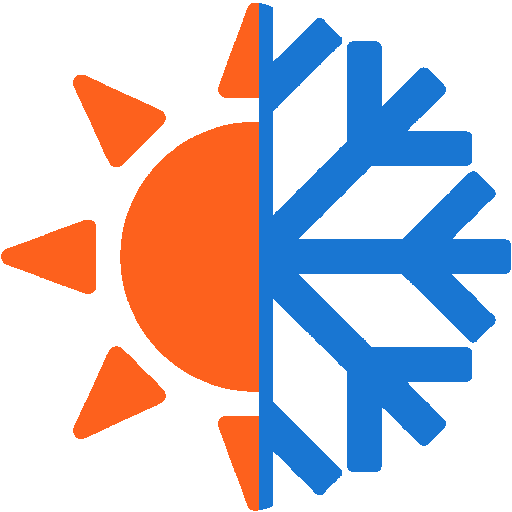
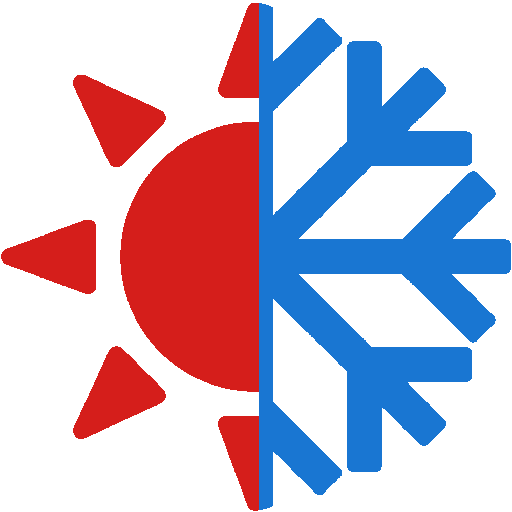
Revision of a layered w=512, h=512 image; what changed, layer by layer:
painted on "splashscreen.png" over box(1, 3, 259, 511)
